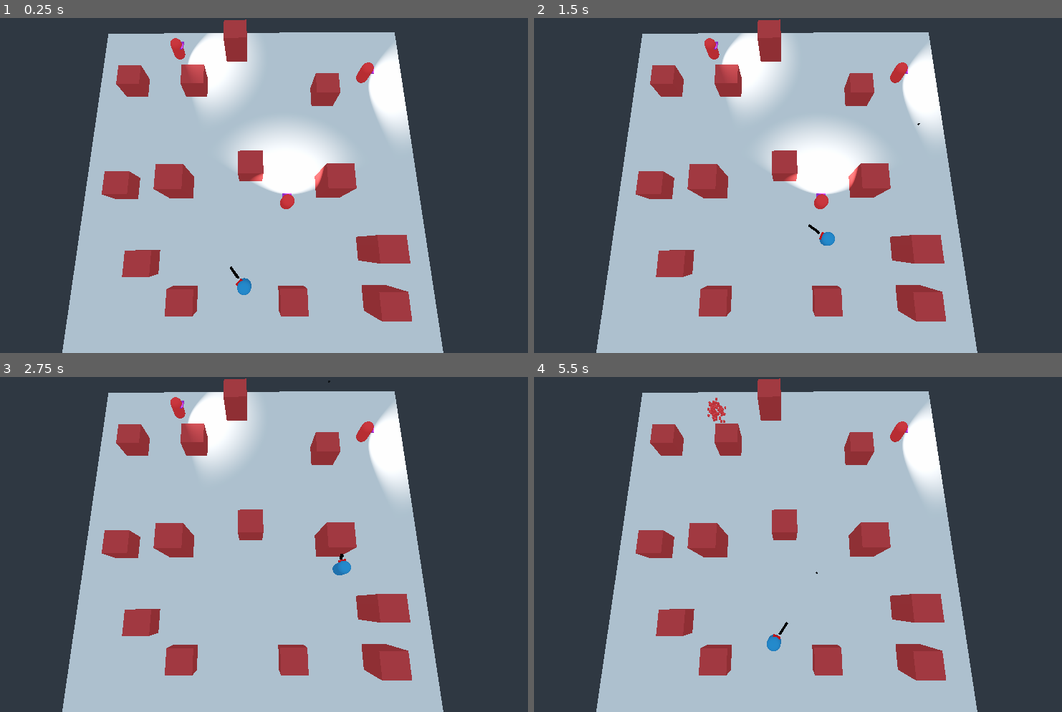
Above: before the commit, frames 1-4 (two rows, left to right).
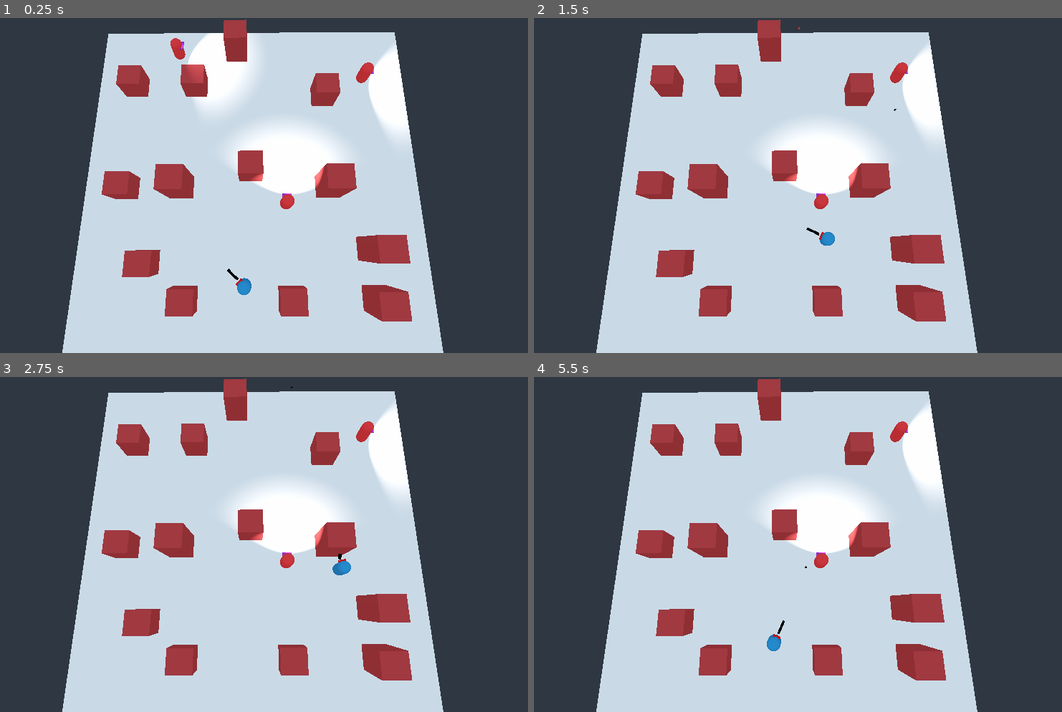
Above: after the commit, the same moments.

Repository: gxhamster/Godot-Basic-Shooting-Game-3D
Game: Godot game, scene res://World.tscn
The game is run twice, just before and just after one commit, with the same random seed, the same clock (stepped at 60 frames per second) and the same inputs.
Inputs (mouse positions are in pixels of both pictures, inside the frame that each line leads up to):
- Up to frame 1 (0.25 s): no input
- Up to frame 2 (1.5 s): tap Enter at 0.5 s; move the mouse to (914, 168) at 0.52 s; press the mouse at (914, 168) at 0.53 s; hold W (forward) 0.53-1.28 s; move the mouse to (671, 202) at 1.27 s; release the mouse at (671, 202) at 1.28 s; hold S (backward) from 1.28 s (still down); click (671, 202) at 1.35 s
- Up to frame 3 (2.75 s): move the mouse to (306, 470) at 2.02 s; release S (backward) at 2.03 s; press the mouse at (306, 470) at 2.03 s; hold W (forward) from 2.03 s (still down)
- Up to frame 4 (5.5 s): move the mouse to (755, 611) at 2.77 s; release the mouse at (755, 611) at 2.78 s; click (755, 611) at 2.85 s; move the mouse to (956, 594) at 3.52 s; release W (forward) at 3.53 s; press the mouse at (956, 594) at 3.53 s; hold S (backward) from 3.53 s (still down); move the mouse to (613, 494) at 4.27 s; release the mouse at (613, 494) at 4.28 s; click (613, 494) at 4.35 s; move the mouse to (813, 544) at 5.02 s; press the mouse at (813, 544) at 5.03 s

The runs differ from the first frame. In frame 1, 48% of the frame differs, in the area x 11-84%, y 4-100%; in frame 2, 48%; in frame 3, 50%; in frame 4, 52%.

Commit message:
Added a Enemy Spawner (Pretty nice); Fixed map bounds 👩‍🦰

Diff:
--- a/Enemy.gd
+++ b/Enemy.gd
@@ -12,7 +12,7 @@
 export var deaccel := 3.5
 export var detectRadius := 10.0
 export var viewAngle = 60.0
-export var on_collision_force := 2.5
+export var on_collision_force := 1.5
 export var health := 50.0 setget _health_changed
 
 var velocity := Vector3()
--- a/Enemy.tscn
+++ b/Enemy.tscn
@@ -25,6 +25,7 @@
 collision_layer = 4
 collision_mask = 11
 script = ExtResource( 1 )
+detectRadius = 30.0
 
 [node name="MeshInstance" type="MeshInstance" parent="."]
 transform = Transform( 1, 0, 0, 0, -1.62921e-07, -1, 0, 1, -1.62921e-07, 0, 0, 0 )
--- /dev/null
+++ b/EnemySpawnController.gd
@@ -0,0 +1,47 @@
+extends Spatial
+
+export var spawn_rate := 2
+export(PackedScene) var enemy_scene
+
+
+var spawn_position_array := []
+var max_distance := 10.0
+
+onready var spawn_timer := $SpawnTimer
+
+func _ready() -> void:
+	for spawn_pos in get_children():
+		if spawn_pos is Position3D:
+			 spawn_position_array.append(spawn_pos.global_transform.origin)
+
+	spawn_timer.wait_time = spawn_rate
+	spawn_timer.start()
+
+
+
+func spawn_enemy() -> void:
+	var enemy_instance : KinematicBody = enemy_scene.instance()
+	var player_position : Vector3 = get_tree().get_nodes_in_group("player")[0].global_transform.origin
+	var nearestSpawnToPlayerDist := 100000
+	var nearestSpawnToPlayer := Vector3()
+
+# 	Find the spawn closest to player
+	for i in spawn_position_array:
+		var distance_to_player := player_position.distance_to(i)
+		if  distance_to_player < nearestSpawnToPlayerDist:
+			nearestSpawnToPlayer = i
+			nearestSpawnToPlayerDist = player_position.distance_to(i)
+
+#	If the distance of player is bigger than max_distance then dont spawn
+	if nearestSpawnToPlayerDist > max_distance:
+		return
+	else:
+		add_child(enemy_instance)
+#		enemy_instance.global_transform.looking_at(player_position, Vector3.UP)
+		enemy_instance.global_transform.origin = nearestSpawnToPlayer
+
+
+
+func _on_SpawnTimer_timeout() -> void:
+	print("Time")
+	spawn_enemy()
--- a/World.tscn
+++ b/World.tscn
@@ -1,9 +1,10 @@
-[gd_scene load_steps=12 format=2]
+[gd_scene load_steps=13 format=2]
 
 [ext_resource path="res://Enemy.tscn" type="PackedScene" id=1]
 [ext_resource path="res://Gun.tscn" type="PackedScene" id=2]
 [ext_resource path="res://default_env.tres" type="Environment" id=3]
 [ext_resource path="res://Player.tscn" type="PackedScene" id=4]
+[ext_resource path="res://EnemySpawnController.gd" type="Script" id=5]
 
 [sub_resource type="NavigationMesh" id=1]
 vertices = PoolVector3Array( -24.4, 1.14349, -14.2, -21.1, 1.14349, -14.2, -21.1, 1.14349, -16.3, -21.1, 1.14349, -16.3 …(6330 unchanged characters)…
@@ -25,7 +26,7 @@
 points = PoolVector3Array( -1, 1, 1, 1, 1, -1, 1, 1, 1, -1, 1, -1, -1, -1, 1, 1, -1, -1, 1, -1, 1, -1, -1, -1, 1, 1, 1, -1, 1, -1, 1, 1, -1, -1, 1, 1, 1, -1, 1, -1, -1, -1, 1, -1, -1, -1, -1, 1, 1, 1, 1, -1, -1, 1, -1, 1, 1, 1, -1, 1, 1, 1, -1, -1, -1, -1, -1, 1, -1, 1, -1, -1 )
 
 [sub_resource type="SpatialMaterial" id=5]
-albedo_color = Color( 0.823529, 0.811765, 0.811765, 1 )
+albedo_color = Color( 1, 0.968627, 0.968627, 1 )
 emission_enabled = true
 emission = Color( 0, 0, 0, 1 )
 emission_energy = 6.33
@@ -256,7 +257,7 @@
 deaccel = 2.0
 
 [node name="Gun" parent="Player" instance=ExtResource( 2 )]
-transform = Transform( 0.984496, -0.0016047, -0.175417, -0.000585659, 0.999923, -0.0124342, 0.175423, 0.0123441, 0.984419, 0.352891, 0.0250142, -1.98038 )
+transform = Transform( 1, 0, 0, 0, 1, 0, 0, 0, 1, 0.0553079, 0.0250142, -1.98038 )
 timeBetweenShots = 0.355
 projectileSpeed = 100.0
 
@@ -271,13 +272,13 @@
 [node name="Boundaries" type="Spatial" parent="."]
 
 [node name="StaticBody" type="StaticBody" parent="Boundaries"]
-transform = Transform( 0.00120409, 0, -0.999999, 0, 1, 0, 0.999999, 0, 0.00120409, -0.0348955, 0, -28.9808 )
+transform = Transform( 0.00120409, 0, -0.999999, 0, 1, 0, 0.999999, 0, 0.00120409, -0.0336997, 0, -27.9877 )
 
 [node name="CollisionShape" type="CollisionShape" parent="Boundaries/StaticBody"]
 shape = SubResource( 7 )
 
 [node name="StaticBody2" type="StaticBody" parent="Boundaries"]
-transform = Transform( 0.00120409, 0, -0.999999, 0, 1, 0, 0.999999, 0, 0.00120409, 10.9143, 0, 31.5323 )
+transform = Transform( 0.00120409, 0, -0.999999, 0, 1, 0, 0.999999, 0, 0.00120409, 10.908, 0, 26.2946 )
 
 [node name="CollisionShape" type="CollisionShape" parent="Boundaries/StaticBody2"]
 shape = SubResource( 7 )
@@ -289,7 +290,24 @@
 shape = SubResource( 7 )
 
 [node name="StaticBody4" type="StaticBody" parent="Boundaries"]
-transform = Transform( -0.999909, 0, 0.0134911, 0, 1, 0, -0.0134911, 0, -0.999909, 32.1879, -0.20327, -0.600406 )
+transform = Transform( -0.999909, 0, 0.0134911, 0, 1, 0, -0.0134911, 0, -0.999909, 26.6326, -0.20327, -0.67536 )
 
 [node name="CollisionShape" type="CollisionShape" parent="Boundaries/StaticBody4"]
 shape = SubResource( 7 )
+
+[node name="EnemySpawnController" type="Spatial" parent="."]
+script = ExtResource( 5 )
+spawn_rate = 3
+enemy_scene = ExtResource( 1 )
+
+[node name="SpawnPosition" type="Position3D" parent="EnemySpawnController"]
+transform = Transform( 1, 0, 0, 0, 1, 0, 0, 0, 1, -4.90359, 1.69575, 6.94297 )
+
+[node name="SpawnPosition2" type="Position3D" parent="EnemySpawnController"]
+transform = Transform( 1, 0, 0, 0, 1, 0, 0, 0, 1, 12.106, 2.56919, 9.18681 )
+
+[node name="SpawnPosition3" type="Position3D" parent="EnemySpawnController"]
+transform = Transform( 0.590817, 0, -0.806806, 0, 1, 0, 0.806806, 0, 0.590817, -14.348, 2.56919, 18.2285 )
+
+[node name="SpawnTimer" type="Timer" parent="EnemySpawnController"]
+[connection signal="timeout" from="EnemySpawnController/SpawnTimer" to="EnemySpawnController" method="_on_SpawnTimer_timeout"]
